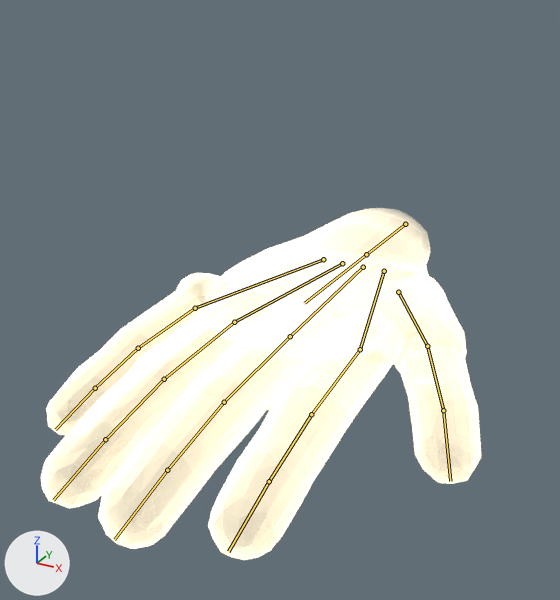
An edit to the Blender file art/blender/hand/zenscape-god-hand.blend, drawn before and after from the same camera.
Camera for both pictures: a 50 mm lens placed at (0.647, -1.579, 0.635), pointed at (-0.039, -0.333, 0.011). Every picture has the same lights, and +X, +Y and +Z are marked at lower left. The older version comes first. The bones that bend it are drawn over the model as lines.

Objects in the first picture: 'GodHand'.
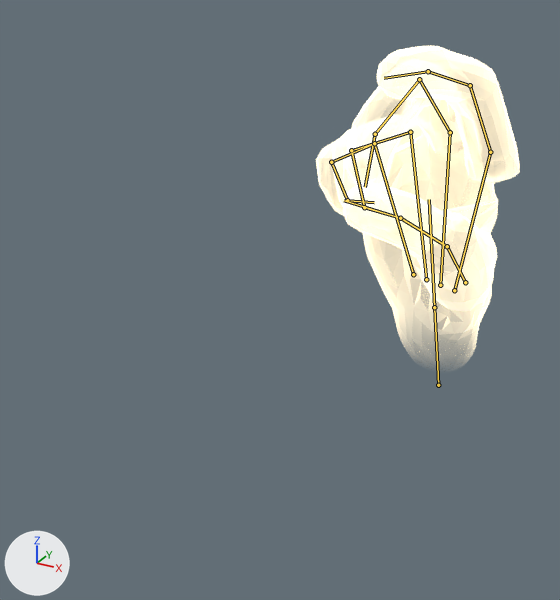
The newer file adds an action. The first version stands in its rest pose; the second is drawn at frame 6 of the action 'SnapIn'.

The change, as a diff of the scene's bpy script:
```diff
--- a/art/blender/hand/zenscape-god-hand.blend.py
+++ b/art/blender/hand/zenscape-god-hand.blend.py
@@ bone_wrist @@
 bone_wrist = bpy.data.objects['GodHandRig'].pose.bones['Wrist']  # child of 'Root'
-bone_wrist.location = (0.0, 0.0, 0.0)
-bone_wrist.rotation_quaternion = (1.0, 0.0, 0.0, 0.0)  # degrees (0, 0, 0)
+bone_wrist.location = (-0.1, -0.095, -0.502)
+bone_wrist.rotation_quaternion = (0.744, 0.635, -0.129, -0.164)  # degrees (81, 1, -24)
@@ bone_metaindex @@
 bone_metaindex = bpy.data.objects['GodHandRig'].pose.bones['MetaIndex']  # child of 'Hand'
-bone_metaindex.rotation_quaternion = (1.0, 0.0, 0.0, 0.0)  # degrees (0, 0, 0)
+bone_metaindex.rotation_quaternion = (1.0, 0.0, -0.016, 0.0)  # degrees (0, -2, 0)
@@ bone_index1 @@
 bone_index1 = bpy.data.objects['GodHandRig'].pose.bones['Index1']  # child of 'MetaIndex'
-bone_index1.rotation_quaternion = (1.0, 0.0, 0.0, 0.0)  # degrees (0, 0, 0)
+bone_index1.rotation_quaternion = (0.978, -0.2, -0.012, 0.06)  # degrees (-23, 0, 7)
@@ bone_index2 @@
 bone_index2 = bpy.data.objects['GodHandRig'].pose.bones['Index2']  # child of 'Index1'
-bone_index2.rotation_quaternion = (1.0, 0.0, 0.0, 0.0)  # degrees (0, 0, 0)
+bone_index2.rotation_quaternion = (0.967, -0.255, 0.0, 0.0)  # degrees (-30, 0, 0)
@@ bone_index3 @@
 bone_index3 = bpy.data.objects['GodHandRig'].pose.bones['Index3']  # child of 'Index2'
-bone_index3.rotation_quaternion = (1.0, 0.0, 0.0, 0.0)  # degrees (0, 0, 0)
+bone_index3.rotation_quaternion = (0.993, -0.119, 0.0, 0.0)  # degrees (-14, 0, 0)
@@ bone_middle1 @@
 bone_middle1 = bpy.data.objects['GodHandRig'].pose.bones['Middle1']  # child of 'MetaMiddle'
-bone_middle1.rotation_quaternion = (1.0, 0.0, 0.0, 0.0)  # degrees (0, 0, 0)
+bone_middle1.rotation_quaternion = (0.95, -0.292, -0.033, 0.109)  # degrees (-34, 0, 13)
@@ bone_middle2 @@
 bone_middle2 = bpy.data.objects['GodHandRig'].pose.bones['Middle2']  # child of 'Middle1'
-bone_middle2.rotation_quaternion = (1.0, 0.0, 0.0, 0.0)  # degrees (0, 0, 0)
+bone_middle2.rotation_quaternion = (0.77, -0.638, 0.0, 0.0)  # degrees (-79, 0, 0)
@@ bone_middle3 @@
 bone_middle3 = bpy.data.objects['GodHandRig'].pose.bones['Middle3']  # child of 'Middle2'
-bone_middle3.rotation_quaternion = (1.0, 0.0, 0.0, 0.0)  # degrees (0, 0, 0)
+bone_middle3.rotation_quaternion = (0.933, -0.359, 0.0, 0.0)  # degrees (-42, 0, 0)
@@ bone_metaring @@
 bone_metaring = bpy.data.objects['GodHandRig'].pose.bones['MetaRing']  # child of 'Hand'
-bone_metaring.rotation_quaternion = (1.0, 0.0, 0.0, 0.0)  # degrees (0, 0, 0)
+bone_metaring.rotation_quaternion = (1.0, 0.0, 0.03, 0.0)  # degrees (0, 3, 0)
@@ bone_ring1 @@
 bone_ring1 = bpy.data.objects['GodHandRig'].pose.bones['Ring1']  # child of 'MetaRing'
-bone_ring1.rotation_quaternion = (1.0, 0.0, 0.0, 0.0)  # degrees (0, 0, 0)
+bone_ring1.rotation_quaternion = (0.768, -0.641, 0.01, -0.012)  # degrees (-80, 0, -2)
@@ bone_ring2 @@
 bone_ring2 = bpy.data.objects['GodHandRig'].pose.bones['Ring2']  # child of 'Ring1'
-bone_ring2.rotation_quaternion = (1.0, 0.0, 0.0, 0.0)  # degrees (0, 0, 0)
+bone_ring2.rotation_quaternion = (0.695, -0.719, 0.0, 0.0)  # degrees (-92, 0, 0)
@@ bone_ring3 @@
 bone_ring3 = bpy.data.objects['GodHandRig'].pose.bones['Ring3']  # child of 'Ring2'
-bone_ring3.rotation_quaternion = (1.0, 0.0, 0.0, 0.0)  # degrees (0, 0, 0)
+bone_ring3.rotation_quaternion = (0.912, -0.41, 0.0, 0.0)  # degrees (-48, 0, 0)
@@ bone_metapinky @@
 bone_metapinky = bpy.data.objects['GodHandRig'].pose.bones['MetaPinky']  # child of 'Hand'
-bone_metapinky.rotation_quaternion = (1.0, 0.0, 0.0, 0.0)  # degrees (0, 0, 0)
+bone_metapinky.rotation_quaternion = (0.999, 0.0, 0.054, 0.0)  # degrees (0, 6, 0)
@@ bone_pinky1 @@
 bone_pinky1 = bpy.data.objects['GodHandRig'].pose.bones['Pinky1']  # child of 'MetaPinky'
-bone_pinky1.rotation_quaternion = (1.0, 0.0, 0.0, 0.0)  # degrees (0, 0, 0)
+bone_pinky1.rotation_quaternion = (0.745, -0.666, 0.026, -0.029)  # degrees (-84, 0, -4)
@@ bone_pinky2 @@
 bone_pinky2 = bpy.data.objects['GodHandRig'].pose.bones['Pinky2']  # child of 'Pinky1'
-bone_pinky2.rotation_quaternion = (1.0, 0.0, 0.0, 0.0)  # degrees (0, 0, 0)
+bone_pinky2.rotation_quaternion = (0.683, -0.73, 0.0, 0.0)  # degrees (-94, 0, 0)
@@ bone_pinky3 @@
 bone_pinky3 = bpy.data.objects['GodHandRig'].pose.bones['Pinky3']  # child of 'Pinky2'
-bone_pinky3.rotation_quaternion = (1.0, 0.0, 0.0, 0.0)  # degrees (0, 0, 0)
+bone_pinky3.rotation_quaternion = (0.905, -0.426, 0.0, 0.0)  # degrees (-50, 0, 0)
@@ bone_thumb1 @@
 bone_thumb1 = bpy.data.objects['GodHandRig'].pose.bones['Thumb1']  # child of 'Hand'
-bone_thumb1.rotation_quaternion = (1.0, 0.0, 0.0, 0.0)  # degrees (0, 0, 0)
+bone_thumb1.rotation_quaternion = (0.952, -0.275, -0.136, 0.017)  # degrees (-33, -14, 6)
@@ bone_thumb2 @@
 bone_thumb2 = bpy.data.objects['GodHandRig'].pose.bones['Thumb2']  # child of 'Thumb1'
-bone_thumb2.rotation_quaternion = (1.0, 0.0, 0.0, 0.0)  # degrees (0, 0, 0)
+bone_thumb2.rotation_quaternion = (0.992, -0.125, 0.0, 0.0)  # degrees (-14, 0, 0)
@@ bone_thumb3 @@
 bone_thumb3 = bpy.data.objects['GodHandRig'].pose.bones['Thumb3']  # child of 'Thumb2'
-bone_thumb3.rotation_quaternion = (1.0, 0.0, 0.0, 0.0)  # degrees (0, 0, 0)
+bone_thumb3.rotation_quaternion = (0.994, -0.106, 0.0, 0.0)  # degrees (-12, 0, 0)
```

What differs and where, as boxes (x1, y1, x2, y2) in the pictures (560 x 600 px):
'GodHand', posed
    before: (41, 210, 481, 560)
    after: (316, 46, 520, 338)
bone 'Wrist', root to tip
    before: (405, 224) to (366, 254)
    after: (438, 385) to (434, 307)
bone 'MetaIndex', root to tip
    before: (384, 271) to (360, 349)
    after: (454, 290) to (490, 152)
bone 'Index1', root to tip
    before: (360, 349) to (311, 414)
    after: (490, 152) to (470, 85)
bone 'Index2', root to tip
    before: (311, 414) to (269, 481)
    after: (470, 85) to (428, 71)
bone 'Index3', root to tip
    before: (269, 481) to (228, 551)
    after: (428, 71) to (384, 78)
bone 'Middle1', root to tip
    before: (290, 336) to (224, 402)
    after: (450, 132) to (419, 79)
bone 'Middle2', root to tip
    before: (224, 402) to (167, 470)
    after: (419, 79) to (375, 134)
bone 'Middle3', root to tip
    before: (167, 470) to (114, 539)
    after: (375, 134) to (365, 187)
bone 'MetaRing', root to tip
    before: (342, 263) to (234, 322)
    after: (426, 279) to (410, 132)
bone 'Ring1', root to tip
    before: (234, 322) to (164, 379)
    after: (410, 132) to (351, 150)
bone 'Ring2', root to tip
    before: (164, 379) to (105, 439)
    after: (351, 150) to (364, 207)
bone 'Ring3', root to tip
    before: (105, 439) to (53, 500)
    after: (364, 207) to (395, 216)
bone 'MetaPinky', root to tip
    before: (323, 259) to (195, 308)
    after: (413, 274) to (374, 143)
bone 'Pinky1', root to tip
    before: (195, 308) to (138, 348)
    after: (374, 143) to (331, 162)
bone 'Pinky2', root to tip
    before: (138, 348) to (95, 388)
    after: (331, 162) to (347, 200)
bone 'Pinky3', root to tip
    before: (95, 388) to (55, 429)
    after: (347, 200) to (374, 202)
bone 'Thumb1', root to tip
    before: (398, 292) to (427, 346)
    after: (465, 282) to (447, 246)
bone 'Thumb2', root to tip
    before: (427, 346) to (443, 410)
    after: (447, 246) to (400, 218)
bone 'Thumb3', root to tip
    before: (443, 410) to (450, 481)
    after: (400, 218) to (344, 200)
